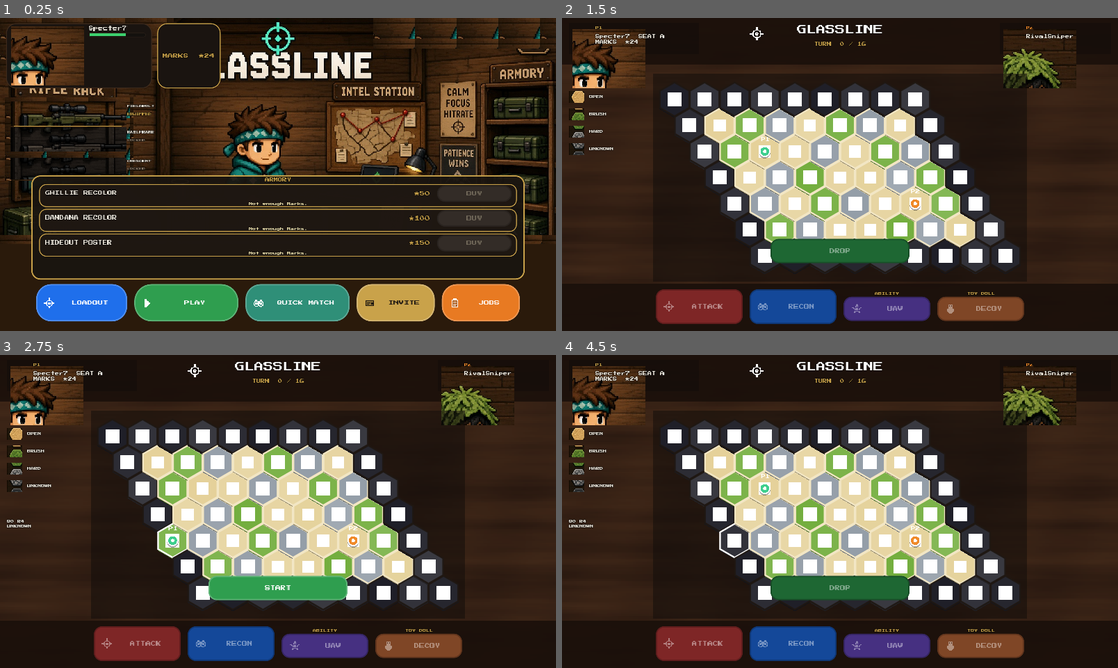
Above: before the commit, frames 1-4 (two rows, left to right).
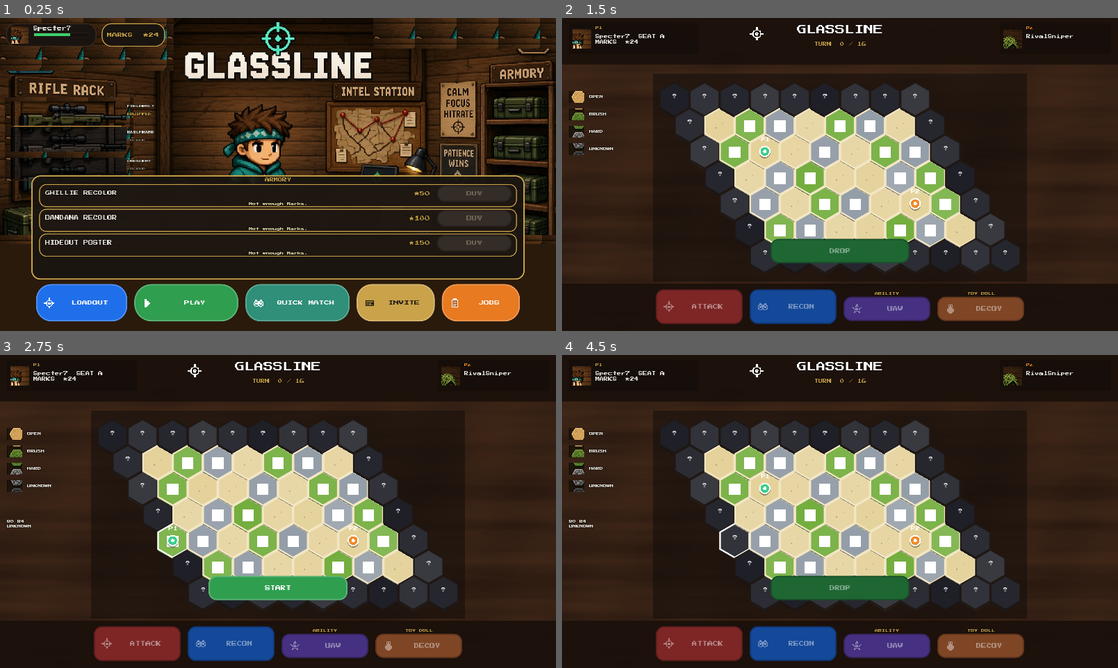
Above: after the commit, the same moments.

Repository: physikal/glassline-godot
Game: Godot game, scene res://scenes/lobby/hideout_lobby.tscn
Two runs of this game, one before a commit and one after it. Both use one fixed random seed, a clock stepped at 60 frames per second and the inputs below.
Inputs (mouse positions are in pixels of both pictures, inside the frame that each line leads up to):
- Up to frame 1 (0.25 s): no input
- Up to frame 2 (1.5 s): click "PLAY" at 0.5 s; tap Enter at 1.25 s; move the mouse to (962, 158) at 1.27 s; click (962, 158) at 1.42 s
- Up to frame 3 (2.75 s): tap Space at 2 s; move the mouse to (166, 527) at 2.02 s; click (166, 527) at 2.17 s
- Up to frame 4 (4.5 s): click "START" at 2.75 s; click "ABANDON" at 3.5 s; click "PLAY AGAIN" at 4.25 s

The runs differ from the first frame. In frame 1, 3.8% of the frame differs, in the area x 1-40%, y 1-23%; in frame 2, 7.8%, in the area x 1-93%, y 3-79%; in frame 3, 7.8%; in frame 4, 7.8%.

Commit message:
Taste-gate stills + doll/hex stamp fixes
Capture the six UX stills and canon side-by-sides. Paper-doll uses a
TextureRect of the hideout operative. Hex board stamps only transparent
brush clumps and rock piles — no rectangular tile icons. Shrink the
identity face so Marks ★ stays a chip, not a title blocker.

Co-authored-by: physikal <physikal@users.noreply.github.com>

Diff:
--- a/scenes/lobby/hideout_lobby.gd
+++ b/scenes/lobby/hideout_lobby.gd
@@ -579,7 +579,9 @@
 
 	var face := TextureRect.new()
 	face.texture = Chrome.make_face("p1", 40)
+	face.texture_filter = CanvasItem.TEXTURE_FILTER_NEAREST
 	face.custom_minimum_size = Vector2(40, 40)
+	face.expand_mode = TextureRect.EXPAND_IGNORE_SIZE
 	face.stretch_mode = TextureRect.STRETCH_KEEP_ASPECT_CENTERED
 	face.mouse_filter = Control.MOUSE_FILTER_IGNORE
 	id_row.add_child(face)
--- a/scenes/match/exposure_doll.gd
+++ b/scenes/match/exposure_doll.gd
@@ -8,18 +8,22 @@
 
 var exposure_pct: float = 50.0
 var equipped_skin_id: String = ""
+var _body: TextureRect
+var _cover: ColorRect
+var _pct: Label
 
 
 func _ready() -> void:
 	if custom_minimum_size.x < 88.0 or custom_minimum_size.y < 118.0:
 		custom_minimum_size = Vector2(88, 118)
 	mouse_filter = Control.MOUSE_FILTER_IGNORE
-	queue_redraw()
+	_build()
+	_refresh()
 
 
 func set_exposure(value: float) -> void:
 	exposure_pct = clampf(value, 0.0, 100.0)
-	queue_redraw()
+	_refresh()
 
 
 func bind_server_pct(value: float) -> void:
@@ -29,40 +33,54 @@
 
 func bind_equipped(item_id: String) -> void:
 	## Same id as hideout operative. Empty = teal jacket. Never invent an id.
-	if equipped_skin_id == item_id:
+	if equipped_skin_id == item_id and _body and _body.texture:
 		return
 	equipped_skin_id = item_id
-	queue_redraw()
+	_refresh()
 
 
-func _draw() -> void:
-	var w := size.x
-	var h := size.y
-	if w < 8.0 or h < 8.0:
-		return
-	draw_rect(Rect2(0, 0, w, h), Color(0.16, 0.10, 0.07, 0.42), true)
-	draw_rect(Rect2(1, 1, w - 2, h - 2), Color("3d2618"), false, 2.0)
-	var plate := ArtPack.doll_texture(equipped_skin_id)
-	if plate:
-		var pad := 6.0
-		var dest := Rect2(pad, 18.0, w - pad * 2.0, h - 24.0)
-		draw_texture_rect(plate, dest, false)
-	else:
-		_draw_fallback(w, h)
-	var cover_h := h * ((100.0 - exposure_pct) / 100.0) * 0.72
-	if cover_h > 2.0:
-		draw_rect(Rect2(4, h - cover_h, w - 8, cover_h - 4), Color(0.24, 0.42, 0.18, 0.55))
-	var font := Chrome.pixel_font()
-	var tag := "%d%%" % int(exposure_pct)
-	draw_string(font, Vector2(8, 14), tag, HORIZONTAL_ALIGNMENT_LEFT, -1, 8, Chrome.HIGH_GOLD)
+func _build() -> void:
+	var frame := ColorRect.new()
+	frame.color = Color(0.16, 0.10, 0.07, 0.55)
+	frame.set_anchors_preset(PRESET_FULL_RECT)
+	frame.mouse_filter = Control.MOUSE_FILTER_IGNORE
+	add_child(frame)
+
+	_body = TextureRect.new()
+	_body.texture_filter = CanvasItem.TEXTURE_FILTER_NEAREST
+	_body.set_anchors_preset(PRESET_FULL_RECT)
+	_body.offset_left = 4
+	_body.offset_right = -4
+	_body.offset_top = 16
+	_body.offset_bottom = -4
+	_body.expand_mode = TextureRect.EXPAND_IGNORE_SIZE
+	_body.stretch_mode = TextureRect.STRETCH_KEEP_ASPECT_CENTERED
+	_body.mouse_filter = Control.MOUSE_FILTER_IGNORE
+	add_child(_body)
+
+	_cover = ColorRect.new()
+	_cover.color = Color(0.24, 0.42, 0.18, 0.50)
+	_cover.set_anchors_and_offsets_preset(PRESET_BOTTOM_WIDE)
+	_cover.mouse_filter = Control.MOUSE_FILTER_IGNORE
+	add_child(_cover)
+
+	_pct = Label.new()
+	_pct.position = Vector2(6, 2)
+	_pct.size = Vector2(80, 16)
+	Chrome.apply_label(_pct, 8, Chrome.HIGH_GOLD, true)
+	add_child(_pct)
 
 
-func _draw_fallback(w: float, h: float) -> void:
-	var cx := w * 0.5
-	var s := minf(w / 88.0, h / 118.0)
-	var skin := Color("e6c39a")
-	var teal := Color("1d6b54")
-	draw_circle(Vector2(cx, h * 0.26), 13.0 * s, skin)
-	draw_rect(Rect2(cx - 16.0 * s, h * 0.36, 32.0 * s, 28.0 * s), teal)
-	draw_rect(Rect2(cx - 10.0 * s, h * 0.62, 8.0 * s, 20.0 * s), Color("1e2430"))
-	draw_rect(Rect2(cx + 2.0 * s, h * 0.62, 8.0 * s, 20.0 * s), Color("1e2430"))
+func _refresh() -> void:
+	if _body == null:
+		_build()
+	_body.texture = ArtPack.doll_texture(equipped_skin_id)
+	if _pct:
+		_pct.text = "%d%%" % int(exposure_pct)
+	if _cover:
+		var h := size.y
+		if h < 8.0:
+			h = custom_minimum_size.y
+		var cover_h := h * ((100.0 - exposure_pct) / 100.0) * 0.72
+		_cover.offset_top = -maxf(0.0, cover_h)
+		_cover.visible = cover_h > 2.0
--- a/scenes/match/hex_board.gd
+++ b/scenes/match/hex_board.gd
@@ -125,10 +125,8 @@
 	## Painted hex-map clumps / rock piles — never flat circle/rect legend icons.
 	var stamp: Texture2D = Chrome.hex_stamp(kind)
 	if stamp:
-		var sz := Vector2(32, 32)
-		if kind == Contract.TYPE_OPEN:
-			sz = Vector2(28, 28)
-		draw_texture_rect(stamp, Rect2(center - sz * 0.5, sz), false)
+		var sz := Vector2(26, 26)
+		draw_texture_rect(stamp, Rect2(center - sz * 0.5 + Vector2(0, 2), sz), false)
 		return
 	match kind:
 		Contract.TYPE_BRUSH:
--- a/scripts/art_pack.gd
+++ b/scripts/art_pack.gd
@@ -82,15 +82,14 @@
 
 
 static func hex_stamp(kind: String) -> Texture2D:
+	## Transparent painted clumps only. Never a rectangular tile-on-the-board.
 	match kind:
 		Contract.TYPE_BRUSH:
 			return tex(STAMP_BRUSH)
 		Contract.TYPE_HARD:
 			return tex(STAMP_ROCK)
-		Contract.TYPE_OPEN:
-			return tex(TILE_OPEN)
 		_:
-			return tex(TILE_UNKNOWN)
+			return null
 
 
 static func hex_tile(kind: String) -> Texture2D:
--- a/scripts/chrome.gd
+++ b/scripts/chrome.gd
@@ -221,6 +221,12 @@
 	## Same hideout operative crop — not a mushy circle next to painted wood.
 	var plate: Texture2D = _ArtPack.face_texture("p2" if kind == "p2" else "p1")
 	if plate:
+		var src := plate.get_image()
+		if src:
+			if src.is_compressed():
+				src.decompress()
+			src.resize(px, px, Image.INTERPOLATE_NEAREST)
+			return ImageTexture.create_from_image(src)
 		return plate
 	var img := Image.create(px, px, false, Image.FORMAT_RGBA8)
 	img.fill(Color(0, 0, 0, 0))
Binary file added: artifacts/ux/01_hideout_idle_armory.png
Binary file added: artifacts/ux/02_dynamic_rack.png
Binary file added: artifacts/ux/03_hex_open_brush_hard_unknown.png
Binary file added: artifacts/ux/04_operative_exposure_doll.png
Binary file added: artifacts/ux/05_attack_optic_fieldbolt.png
Binary file added: artifacts/ux/06_ui_chips_marks_coach_queue_end.png
Binary file changed: artifacts/ux/coach_tips_first_match.png
Binary file changed: artifacts/ux/end_summary_kill.png
Binary file changed: artifacts/ux/queue_finding_rival.png
Binary file added: artifacts/ux/side_by_side_ghillie.png
Binary file added: artifacts/ux/side_by_side_hex.png
Binary file added: artifacts/ux/side_by_side_hideout.png
(and 23 more such lines)
